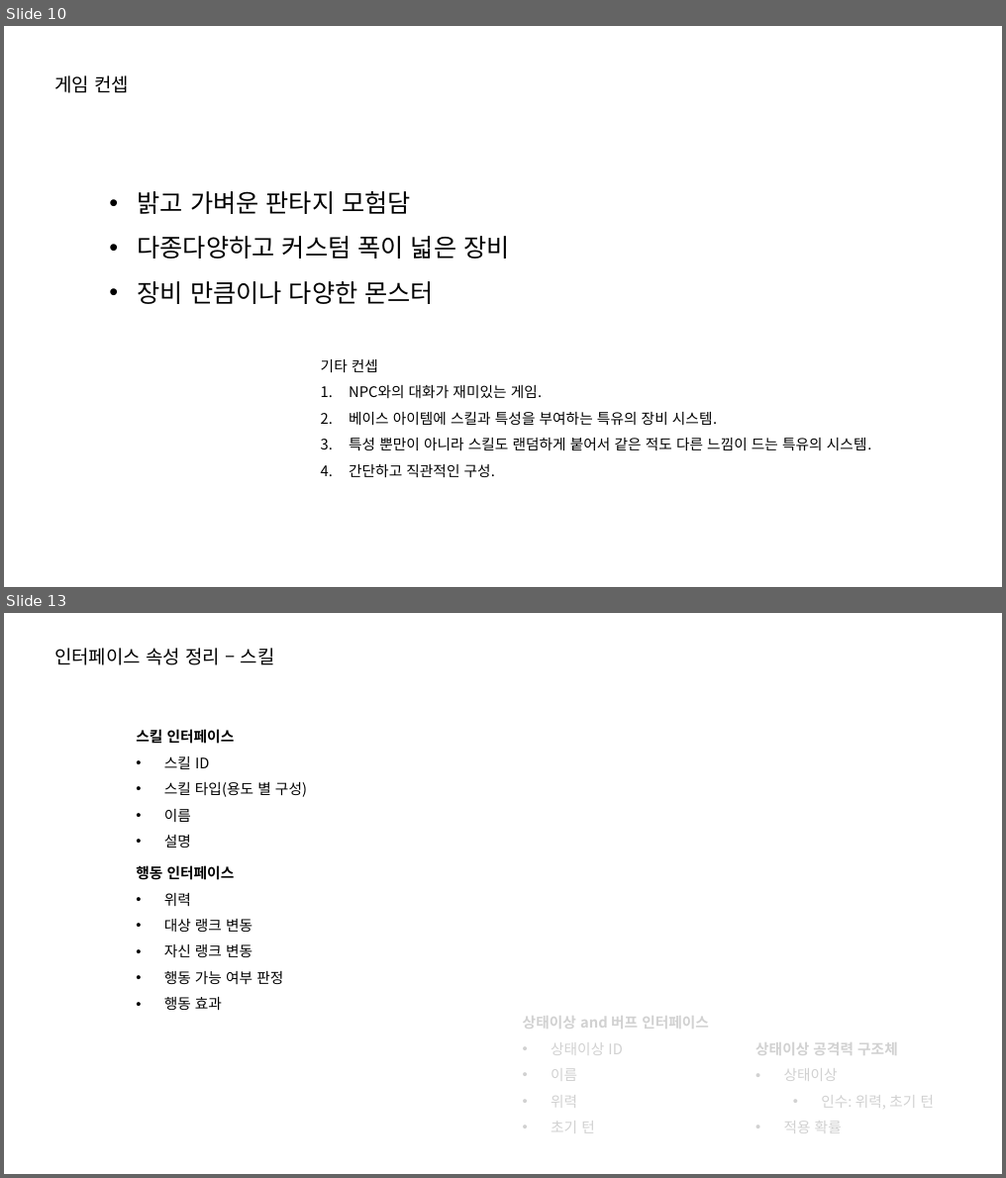
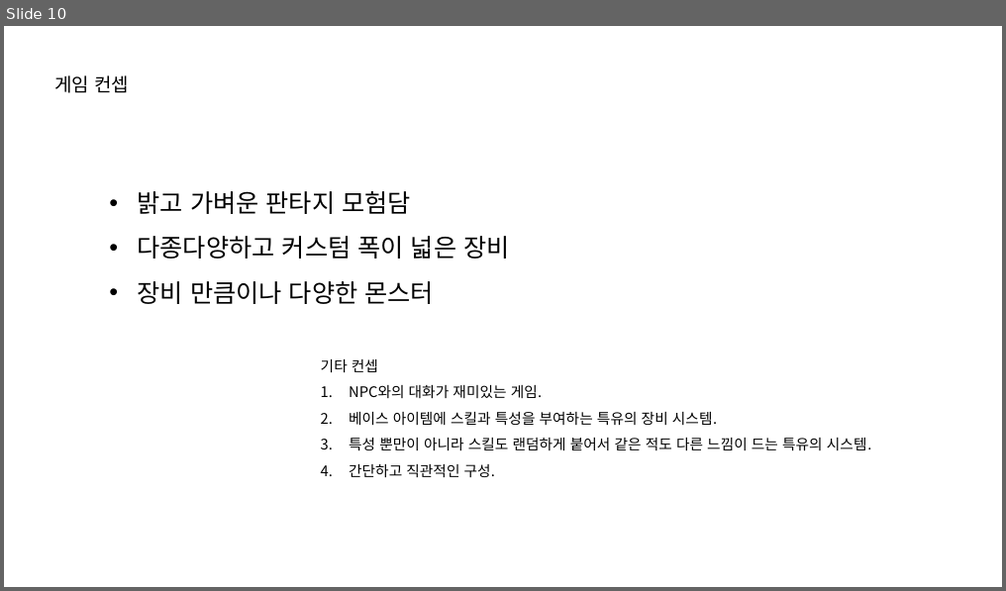
Before and after one commit to lsu0503/TextRPG_TeamProject2nd, a slide deck: Documents/TextRPG_와이어프레임.pptx. Shown one above the other, each under a label of ours: slides 10 and 13 before the commit, slide 10 after it; the slides between them are not shown. The pictures are 1006x1178 and 1006x591 pixels, drawn with LibreOffice and Linux fonts; fonts in the diff are those of the drawing. Boxes give left, top, right and bottom in pixels: in the first picture for what was removed or moved away, otherwise in the second. Text is boxed around its words. In the diff, an @@ line names an element or a change of style, - is before the commit and + after.

```diff
--- a/Documents/TextRPG_와이어프레임.pptx
+++ b/Documents/TextRPG_와이어프레임.pptx
@@ slide 13 removed at box(4, 613, 1002, 1174), background #FFFFFF @@
@@ text removed at box(54, 648, 275, 665) @@
-인터페이스 속성 정리 – 스킬
@@ text removed at box(136, 729, 307, 848) @@
-스킬 인터페이스
-• 스킬 ID
-• 스킬 타입(용도 별 구성)
-• 이름
-• 설명
@@ text removed at box(136, 865, 283, 1010) @@
-행동 인터페이스
-• 위력
-• 대상 랭크 변동
-• 자신 랭크 변동
-• 행동 가능 여부 판정
-• 행동 효과
@@ text removed at box(523, 1016, 709, 1134) @@
-상태이상 and 버프 인터페이스
-• 상태이상 ID
-• 이름
-• 위력
-• 초기 턴
@@ text removed at box(755, 1043, 935, 1134) @@
-상태이상 공격력 구조체
-• 상태이상
-  • 인수: 위력, 초기 턴
-• 적용 확률
```
Also in this commit, not shown: 5 slides changed, 4 other slides removed.
